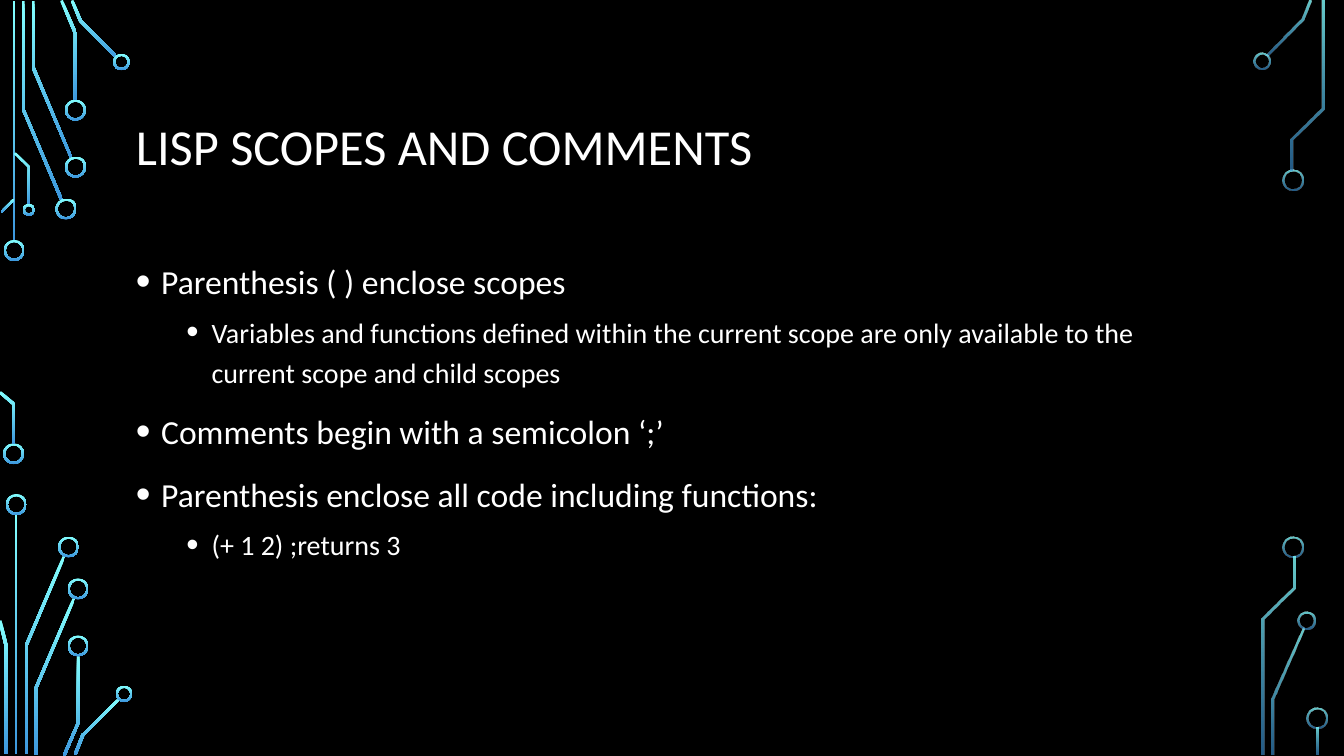
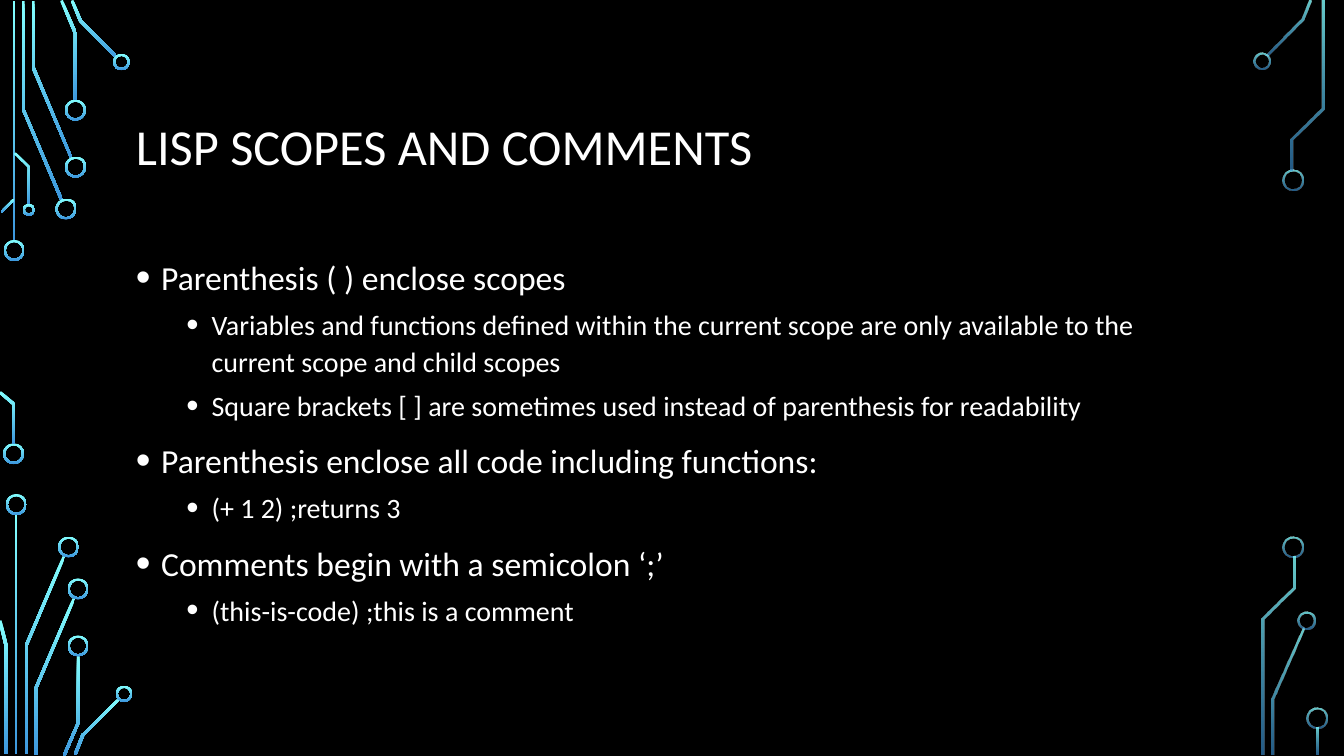
Before and after one commit to durandaltheta/3, a slide deck: slide 8 of DFC3.pptx. Drawn at 1344x756 pixels with LibreOffice and Linux fonts; fonts in the diff are those of the drawing; background and template pictures are left out. Boxes give left, top, right and bottom in pixels: in the first picture for what was removed or moved away, otherwise in the second. Text is boxed around its words. In the diff, an @@ line names an element or a change of style, - is before the commit and + after.

```diff
--- a/DFC3.pptx
+++ b/DFC3.pptx
@@ text at bbox=[161, 266, 1133, 522]: line spacing 1.2 to 1.1 @@
@@ text at bbox=[212, 396, 1081, 421]: text changed; size 24 to 20 pt @@
-• Comments begin with a semicolon ‘;’
+  • Square brackets [ ] are sometimes used instead of parenthesis for readability
@@ text at bbox=[161, 552, 630, 625]: paragraphs added @@
+• Comments begin with a semicolon ‘;’
+  • (this-is-code) ;this is a comment
```
Also in this commit, not shown: 8 other slides changed, 2 slides added, 1 slide removed, 3 other files.
